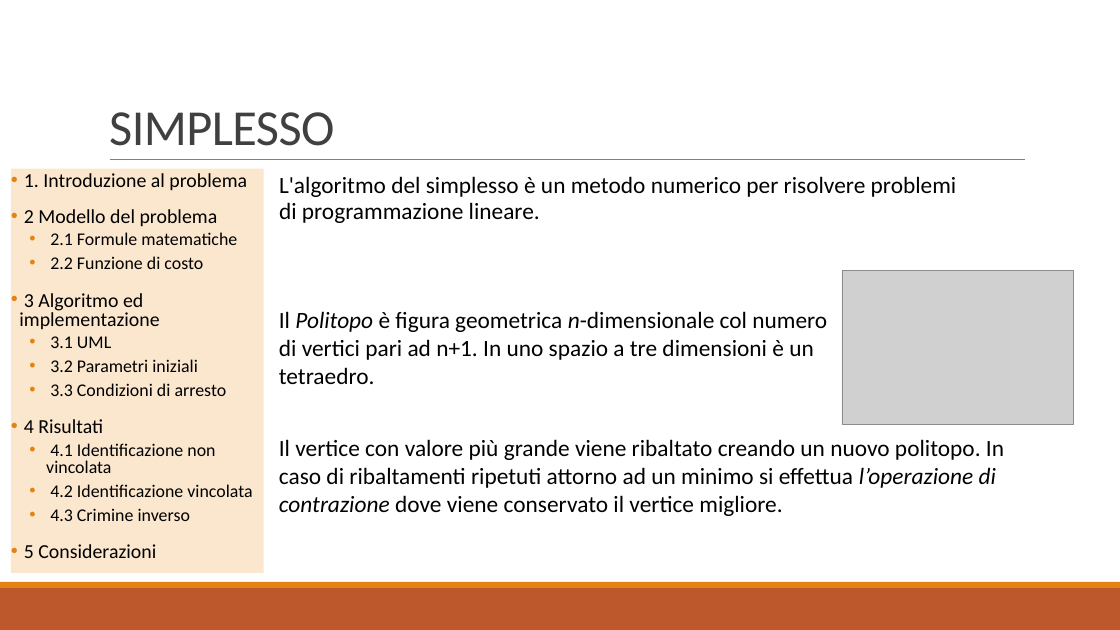
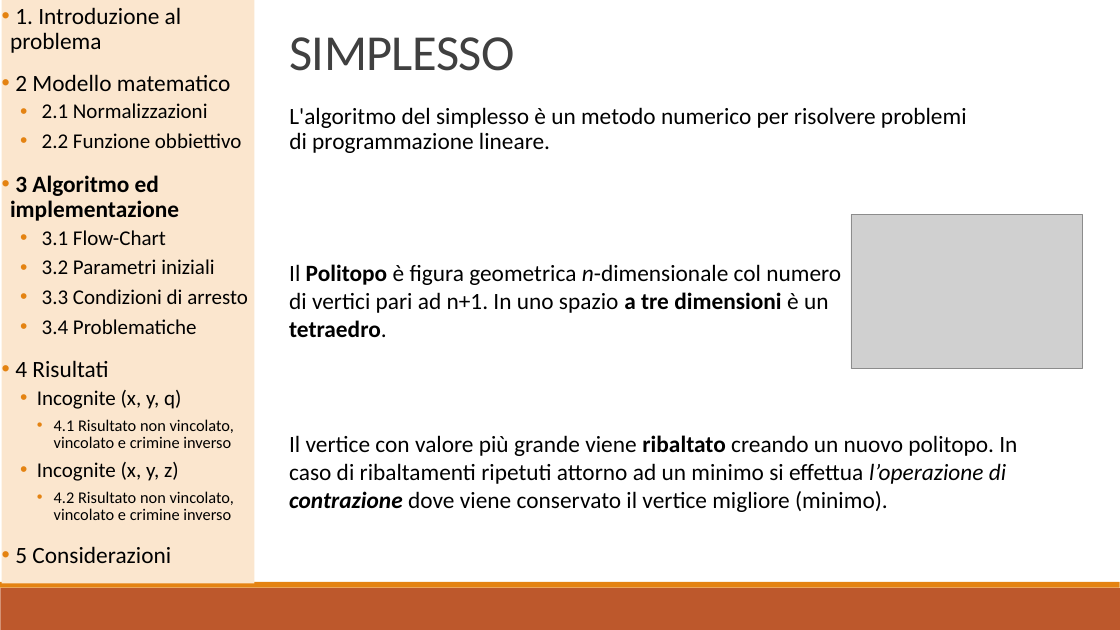
Before and after one commit to baldimario/Simplex, a slide deck: slide 8 of IDENTICAZIONE SISTEMA DI CARICHE PUNTIFORMI DA MISURE DI.pptx. Drawn at 1120x630 pixels with LibreOffice and Linux fonts; fonts in the diff are those of the drawing; grey boxes stand for pictures. Boxes give left, top, right and bottom in pixels: in the first picture for what was removed or moved away, otherwise in the second. Text is boxed around its words. In the diff, an @@ line names an element or a change of style, - is before the commit and + after.

```diff
--- a/IDENTICAZIONE SISTEMA DI CARICHE PUNTIFORMI DA MISURE DI.pptx
+++ b/IDENTICAZIONE SISTEMA DI CARICHE PUNTIFORMI DA MISURE DI.pptx
@@ rectangle "1. Introduzione al problema": place and size @@
-rectangle "1. Introduzione al problema" at (11, 169, 264, 573)
+rectangle "1. Introduzione al problema" at (2, 0, 255, 583)
@@ text in rectangle at (10, 7, 248, 563): size 17 to 20 pt in "1. Introduzione al problema", "3 Algoritmo ed implementazione", "4 Risultati", "5 Considerazioni"; bold on in "3 Algoritmo ed implementazione"; size 15.3 to 18 pt in "3.2 Parametri iniziali", "3.3 Condizioni di arresto"; line spacing 0.8 to 0.9 @@
@@ title "SIMPLESSO": place and size @@
-title "SIMPLESSO" at (109, 112, 334, 146)
+title "SIMPLESSO" at (289, 37, 514, 71)
@@ text in rectangle at (15, 74, 242, 148): text changed; size 15.3 to 18 pt @@
-• 2 Modello del problema
-  • 2.1 Formule matematiche
-  • 2.2 Funzione di costo
+• 2 Modello matematico
+  • 2.1 Normalizzazioni
+  • 2.2 Funzione obbiettivo
@@ text "L'algoritmo del simplesso è un ...": place and size @@
-text "L'algoritmo del simplesso è un ..." at (279, 176, 957, 223)
+text "L'algoritmo del simplesso è un ..." at (289, 107, 967, 153)
@@ line removed from (110, 160) to (1026, 160) @@
@@ text in rectangle at (42, 230, 166, 245): text changed; size 15.3 to 18 pt @@
-  • 3.1 UML
+  • 3.1 Flow-Chart
@@ picture: place and size @@
-picture at (842, 271, 1073, 425)
+picture at (851, 214, 1082, 369)
@@ text "Il Politopo è figura geometrica ...": place and size @@
-text "Il Politopo è figura geometrica ..." at (279, 311, 827, 384)
+text "Il Politopo è figura geometrica ..." at (289, 264, 841, 337)
@@ text "Il Politopo è figura geometrica ..." at (289, 264, 841, 337): bold on in "Politopo a tre dimensioni tetraedro."; italic off in "Politopo" @@
@@ text in rectangle at (42, 319, 197, 334): paragraph added @@
+  • 3.4 Problematiche
@@ text in rectangle at (37, 390, 234, 520): text changed; size 15.3 to 14 pt @@
-  • 4.1 Identificazione non vincolata
-  • 4.2 Identificazione vincolata
-  • 4.3 Crimine inverso
+  • Incognite (x, y, q)
+    • 4.1 Risultato non vincolato, vincolato e crimine inverso
+  • Incognite (x, y, z)
+    • 4.2 Risultato non vincolato, vincolato e crimine inverso
@@ text at (289, 435, 1017, 512): text changed @@
-Il vertice con valore più grande viene ribaltato creando un nuovo politopo. In caso di ribaltamenti ripetuti attorno ad un minimo si effettua l’operazione di contrazione dove viene conservato il vertice migliore.
+Il vertice con valore più grande viene ribaltato creando un nuovo politopo. In caso di ribaltamenti ripetuti attorno ad un minimo si effettua l’operazione di contrazione dove viene conservato il vertice migliore (minimo).
```
Also in this commit, not shown: 16 other slides changed, 2 slides added, 2 other files.
